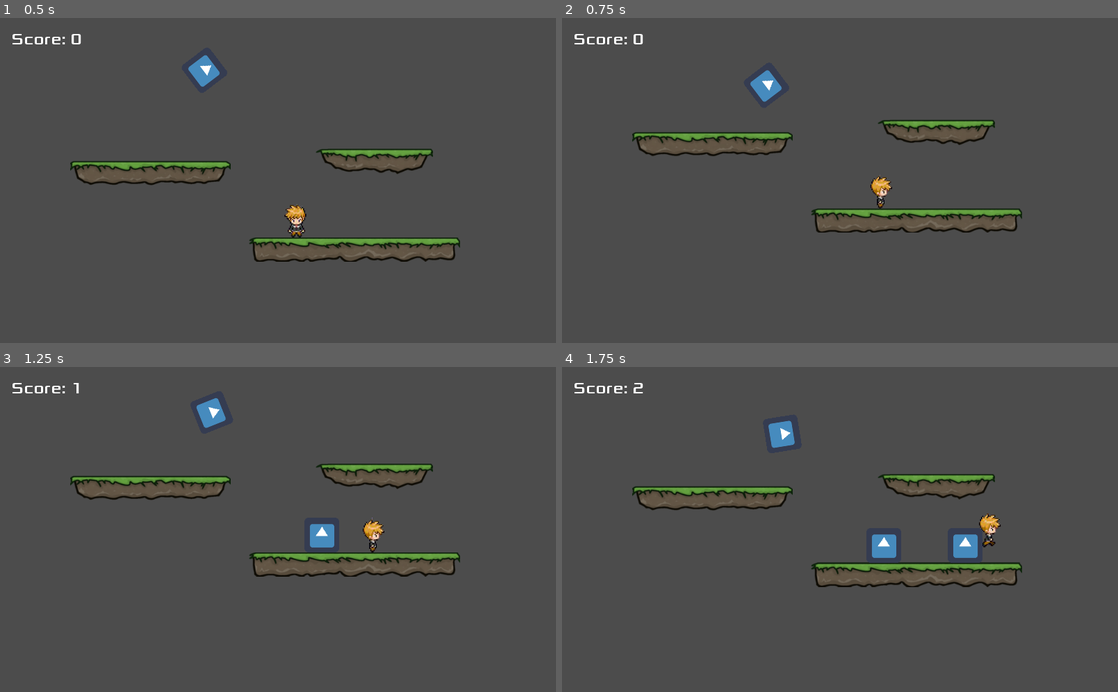
Above: before the commit, frames 1-4 (two rows, left to right).
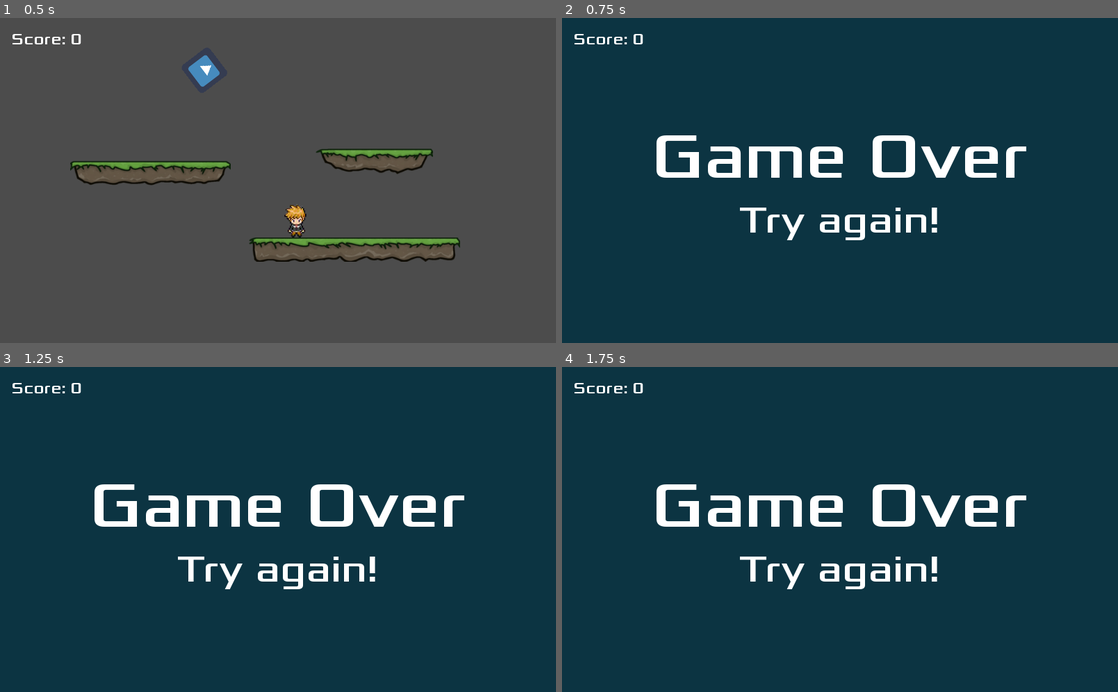
Above: after the commit, the same moments.

Repository: mflash/mygame20232
Game: Godot game, scene res://Game.tscn
Same seed, same stepped clock (60 frames per second), same inputs: the game is played once before the commit and once after it. The engine's default icon, where the game draws it, is replaced by a stand-in: a white triangle on a blue panel in a dark square.
Inputs (mouse positions are in pixels of both pictures, inside the frame that each line leads up to):
- Up to frame 1 (0.5 s): no input
- Up to frame 2 (0.75 s): move the mouse to (962, 164) at 0.52 s; hold Right (right) from 0.53 s (still down); hold X from 0.53 s (still down)
- Up to frame 3 (1.25 s): keep holding Right (right); keep holding X; tap Space (jump) at 0.77 s
- Up to frame 4 (1.75 s): keep holding Right (right); move the mouse to (728, 545) at 1.27 s; release X at 1.28 s; click (728, 545) at 1.35 s; tap Space (jump) at 1.52 s; tap X at 1.55 s

Frame 1 is identical in both runs. In frame 2, 100% of the frame differs, in the area x 0-100%, y 0-100%; in frame 3, 100%; in frame 4, 100%.

Commit message:
Destruição de nodos, troca de cenas, animação com AnimationPlayer e SceneTreeTween

Diff:
--- /dev/null
+++ b/Game.gd
@@ -0,0 +1,30 @@
+extends Node2D
+
+onready var sceneLimit : Position2D
+onready var player : KinematicBody2D
+
+var currentScene = null
+
+func _ready():
+	currentScene = get_child(0)
+	sceneLimit = currentScene.get_node("SceneLimit")
+	player = currentScene.get_node("Player")
+
+func _physics_process(delta):
+	if sceneLimit == null:
+		return
+
+	if player.position.y > sceneLimit.position.y:
+		get_tree().change_scene("res://GameOver.tscn")
+
+	if Input.is_key_pressed(KEY_X):
+		call_deferred("goto_scene", "res://GameOver.tscn")
+
+func goto_scene(path: String):
+	print("Total children: "+str(get_child_count()))
+	var world := get_child(0)
+	world.free()
+	var res := ResourceLoader.load(path)
+	currentScene = res.instance()
+	sceneLimit = null
+	get_tree().get_root().add_child(currentScene)
--- a/Game.tscn
+++ b/Game.tscn
@@ -1,105 +1,15 @@
-[gd_scene load_steps=14 format=2]
+[gd_scene load_steps=4 format=2]
 
-[ext_resource path="res://Player.tscn" type="PackedScene" id=1]
-[ext_resource path="res://icon.png" type="Texture" id=2]
-[ext_resource path="res://tiles/grass3.png" type="Texture" id=3]
-[ext_resource path="res://tiles/grass1.png" type="Texture" id=4]
-[ext_resource path="res://tiles/grass2.png" type="Texture" id=5]
-[ext_resource path="res://Xolonium-Regular.ttf" type="DynamicFontData" id=6]
-[ext_resource path="res://HUD.gd" type="Script" id=7]
-
-[sub_resource type="RectangleShape2D" id=4]
-extents = Vector2( 146.5, 22 )
-
-[sub_resource type="RectangleShape2D" id=5]
-extents = Vector2( 104, 20 )
-
-[sub_resource type="RectangleShape2D" id=6]
-extents = Vector2( 190, 22 )
-
-[sub_resource type="PhysicsMaterial" id=3]
-bounce = 0.7
-
-[sub_resource type="RectangleShape2D" id=2]
-extents = Vector2( 32, 32 )
-
-[sub_resource type="DynamicFont" id=7]
-size = 30
-font_data = ExtResource( 6 )
+[ext_resource path="res://Level1.tscn" type="PackedScene" id=1]
+[ext_resource path="res://HUD.tscn" type="PackedScene" id=2]
+[ext_resource path="res://Game.gd" type="Script" id=8]
 
 [node name="Game" type="Node2D"]
+script = ExtResource( 8 )
 
-[node name="Grass2" type="Sprite" parent="."]
-position = Vector2( 253, 314 )
-texture = ExtResource( 5 )
-__meta__ = {
-"_edit_group_": true
-}
+[node name="Level" parent="." instance=ExtResource( 1 )]
 
-[node name="StaticBody2D" type="StaticBody2D" parent="Grass2"]
+[node name="HUD" parent="." instance=ExtResource( 2 )]
 
-[node name="CollisionShape2D" type="CollisionShape2D" parent="Grass2/StaticBody2D"]
-visible = false
-position = Vector2( 0.5, 0 )
-shape = SubResource( 4 )
-
-[node name="Grass3" type="Sprite" parent="."]
-position = Vector2( 664, 289 )
-texture = ExtResource( 3 )
-__meta__ = {
-"_edit_group_": true
-}
-
-[node name="StaticBody2D" type="StaticBody2D" parent="Grass3"]
-
-[node name="CollisionShape2D" type="CollisionShape2D" parent="Grass3/StaticBody2D"]
-visible = false
-position = Vector2( 3, 2 )
-shape = SubResource( 5 )
-
-[node name="Grass1" type="Sprite" parent="."]
-position = Vector2( 629, 455 )
-texture = ExtResource( 4 )
-__meta__ = {
-"_edit_group_": true
-}
-
-[node name="StaticBody2D" type="StaticBody2D" parent="Grass1"]
-
-[node name="CollisionShape2D" type="CollisionShape2D" parent="Grass1/StaticBody2D"]
-visible = false
-position = Vector2( 3, 0 )
-shape = SubResource( 6 )
-
-[node name="Player" parent="." instance=ExtResource( 1 )]
-position = Vector2( 522, 179 )
-
-[node name="RigidBody2D" type="RigidBody2D" parent="."]
-position = Vector2( 351, 66 )
-rotation = 0.921534
-mass = 100.0
-physics_material_override = SubResource( 3 )
-gravity_scale = 5.53
-__meta__ = {
-"_edit_group_": true
-}
-
-[node name="Icon" type="Sprite" parent="RigidBody2D"]
-position = Vector2( -4, -5 )
-texture = ExtResource( 2 )
-
-[node name="CollisionShape2D" type="CollisionShape2D" parent="RigidBody2D"]
-visible = false
-position = Vector2( -3, -7 )
-shape = SubResource( 2 )
-
-[node name="HUD" type="CanvasLayer" parent="." groups=["HUD"]]
-script = ExtResource( 7 )
-
-[node name="Score" type="Label" parent="HUD"]
-margin_left = 21.0
-margin_top = 20.0
-margin_right = 151.0
-margin_bottom = 57.0
-custom_fonts/font = SubResource( 7 )
-text = "Score: 0"
+[editable path="Level"]
+[editable path="HUD"]
--- /dev/null
+++ b/GameOver.tscn
@@ -0,0 +1,45 @@
+[gd_scene load_steps=4 format=2]
+
+[ext_resource path="res://Xolonium-Regular.ttf" type="DynamicFontData" id=1]
+
+[sub_resource type="DynamicFont" id=1]
+size = 120
+font_data = ExtResource( 1 )
+
+[sub_resource type="DynamicFont" id=2]
+size = 70
+font_data = ExtResource( 1 )
+
+[node name="Control" type="Control"]
+anchor_right = 1.0
+anchor_bottom = 1.0
+
+[node name="ColorRect" type="ColorRect" parent="."]
+anchor_right = 1.0
+anchor_bottom = 1.0
+color = Color( 0.0509804, 0.207843, 0.262745, 1 )
+
+[node name="CenterContainer" type="CenterContainer" parent="."]
+anchor_right = 1.0
+anchor_bottom = 1.0
+
+[node name="VBoxContainer" type="VBoxContainer" parent="CenterContainer"]
+margin_left = 162.0
+margin_top = 183.0
+margin_right = 861.0
+margin_bottom = 417.0
+
+[node name="Label" type="Label" parent="CenterContainer/VBoxContainer"]
+margin_right = 699.0
+margin_bottom = 145.0
+custom_fonts/font = SubResource( 1 )
+text = "Game Over"
+align = 1
+
+[node name="Label2" type="Label" parent="CenterContainer/VBoxContainer"]
+margin_top = 149.0
+margin_right = 699.0
+margin_bottom = 234.0
+custom_fonts/font = SubResource( 2 )
+text = "Try again!"
+align = 1
--- /dev/null
+++ b/HUD.tscn
@@ -0,0 +1,19 @@
+[gd_scene load_steps=4 format=2]
+
+[ext_resource path="res://HUD.gd" type="Script" id=1]
+[ext_resource path="res://Xolonium-Regular.ttf" type="DynamicFontData" id=2]
+
+[sub_resource type="DynamicFont" id=7]
+size = 30
+font_data = ExtResource( 2 )
+
+[node name="HUD" type="CanvasLayer" groups=["HUD"]]
+script = ExtResource( 1 )
+
+[node name="Score" type="Label" parent="."]
+margin_left = 21.0
+margin_top = 20.0
+margin_right = 151.0
+margin_bottom = 57.0
+custom_fonts/font = SubResource( 7 )
+text = "Score: 0"
--- /dev/null
+++ b/Items/Box.gd
@@ -0,0 +1,10 @@
+extends Area2D
+
+func _ready():
+	var tween := get_tree().create_tween().set_trans(Tween.TRANS_LINEAR).set_ease(Tween.EASE_IN)
+	tween.tween_property(self, "scale", Vector2(1.5,1.5), 0.2)
+	tween.tween_property(self, "scale", Vector2(1,1), 0.2)
+
+func _on_VisibilityNotifier2D_screen_exited():
+	print("Saiu!")
+	queue_free()
--- a/Items/Box.tscn
+++ b/Items/Box.tscn
@@ -1,11 +1,68 @@
-[gd_scene load_steps=3 format=2]
+[gd_scene load_steps=6 format=2]
 
 [ext_resource path="res://icon.png" type="Texture" id=1]
+[ext_resource path="res://Items/Box.gd" type="Script" id=2]
 
 [sub_resource type="RectangleShape2D" id=1]
 extents = Vector2( 32, 32 )
 
+[sub_resource type="Animation" id=2]
+length = 0.001
+tracks/0/type = "value"
+tracks/0/path = NodePath("SpriteBox:scale")
+tracks/0/interp = 1
+tracks/0/loop_wrap = true
+tracks/0/imported = false
+tracks/0/enabled = true
+tracks/0/keys = {
+"times": PoolRealArray( 0 ),
+"transitions": PoolRealArray( 1 ),
+"update": 0,
+"values": [ Vector2( 1, 1 ) ]
+}
+tracks/1/type = "value"
+tracks/1/path = NodePath("SpriteBox:modulate")
+tracks/1/interp = 1
+tracks/1/loop_wrap = true
+tracks/1/imported = false
+tracks/1/enabled = true
+tracks/1/keys = {
+"times": PoolRealArray( 0 ),
+"transitions": PoolRealArray( 1 ),
+"update": 0,
+"values": [ Color( 1, 1, 1, 1 ) ]
+}
+
+[sub_resource type="Animation" id=3]
+resource_name = "scale"
+length = 0.4
+tracks/0/type = "value"
+tracks/0/path = NodePath("SpriteBox:scale")
+tracks/0/interp = 1
+tracks/0/loop_wrap = true
+tracks/0/imported = false
+tracks/0/enabled = true
+tracks/0/keys = {
+"times": PoolRealArray( 0, 0.2, 0.4 ),
+"transitions": PoolRealArray( -2, -2, -2 ),
+"update": 0,
+"values": [ Vector2( 1, 1 ), Vector2( 1.5, 1.5 ), Vector2( 1, 1 ) ]
+}
+tracks/1/type = "value"
+tracks/1/path = NodePath("SpriteBox:modulate")
+tracks/1/interp = 1
+tracks/1/loop_wrap = true
+tracks/1/imported = false
+tracks/1/enabled = true
+tracks/1/keys = {
+"times": PoolRealArray( 0, 0.2, 0.4 ),
+"transitions": PoolRealArray( -2, -2, -2 ),
+"update": 0,
+"values": [ Color( 1, 1, 1, 1 ), Color( 1, 0, 0, 1 ), Color( 1, 1, 1, 1 ) ]
+}
+
 [node name="Box" type="Area2D"]
+script = ExtResource( 2 )
 
 [node name="SpriteBox" type="Sprite" parent="."]
 texture = ExtResource( 1 )
@@ -13,3 +70,11 @@
 [node name="CollisionShape2D" type="CollisionShape2D" parent="."]
 visible = false
 shape = SubResource( 1 )
+
+[node name="VisibilityNotifier2D" type="VisibilityNotifier2D" parent="."]
+
+[node name="AnimationPlayer" type="AnimationPlayer" parent="."]
+anims/RESET = SubResource( 2 )
+anims/scale = SubResource( 3 )
+
+[connection signal="screen_exited" from="VisibilityNotifier2D" to="." method="_on_VisibilityNotifier2D_screen_exited"]
--- /dev/null
+++ b/Level1.tscn
@@ -0,0 +1,98 @@
+[gd_scene load_steps=13 format=2]
+
+[ext_resource path="res://Player.gd" type="Script" id=1]
+[ext_resource path="res://icon.png" type="Texture" id=2]
+[ext_resource path="res://Items/Box.tscn" type="PackedScene" id=3]
+[ext_resource path="res://tiles/grass3.png" type="Texture" id=4]
+[ext_resource path="res://tiles/grass1.png" type="Texture" id=5]
+[ext_resource path="res://tiles/grass2.png" type="Texture" id=6]
+[ext_resource path="res://Player.tscn" type="PackedScene" id=7]
+
+[sub_resource type="RectangleShape2D" id=4]
+extents = Vector2( 146.5, 22 )
+
+[sub_resource type="RectangleShape2D" id=5]
+extents = Vector2( 104, 20 )
+
+[sub_resource type="RectangleShape2D" id=6]
+extents = Vector2( 190, 22 )
+
+[sub_resource type="PhysicsMaterial" id=3]
+bounce = 0.7
+
+[sub_resource type="RectangleShape2D" id=2]
+extents = Vector2( 32, 32 )
+
+[node name="Level" type="Node"]
+
+[node name="Grass2" type="Sprite" parent="."]
+position = Vector2( 253, 314 )
+texture = ExtResource( 6 )
+__meta__ = {
+"_edit_group_": true
+}
+
+[node name="StaticBody2D" type="StaticBody2D" parent="Grass2"]
+
+[node name="CollisionShape2D" type="CollisionShape2D" parent="Grass2/StaticBody2D"]
+visible = false
+position = Vector2( 0.5, 0 )
+shape = SubResource( 4 )
+
+[node name="Grass3" type="Sprite" parent="."]
+position = Vector2( 664, 289 )
+texture = ExtResource( 4 )
+__meta__ = {
+"_edit_group_": true
+}
+
+[node name="StaticBody2D" type="StaticBody2D" parent="Grass3"]
+
+[node name="CollisionShape2D" type="CollisionShape2D" parent="Grass3/StaticBody2D"]
+visible = false
+position = Vector2( 3, 2 )
+shape = SubResource( 5 )
+
+[node name="Grass1" type="Sprite" parent="."]
+position = Vector2( 629, 455 )
+texture = ExtResource( 5 )
+__meta__ = {
+"_edit_group_": true
+}
+
+[node name="StaticBody2D" type="StaticBody2D" parent="Grass1"]
+
+[node name="CollisionShape2D" type="CollisionShape2D" parent="Grass1/StaticBody2D"]
+visible = false
+position = Vector2( 3, 0 )
+shape = SubResource( 6 )
+
+[node name="Player" type="KinematicBody2D" parent="." instance=ExtResource( 7 )]
+position = Vector2( 522, 179 )
+script = ExtResource( 1 )
+box = ExtResource( 3 )
+
+[node name="RigidBody2D" type="RigidBody2D" parent="."]
+position = Vector2( 351, 66 )
+rotation = 0.921534
+mass = 100.0
+physics_material_override = SubResource( 3 )
+gravity_scale = 5.53
+__meta__ = {
+"_edit_group_": true
+}
+
+[node name="Icon" type="Sprite" parent="RigidBody2D"]
+position = Vector2( -4, -5 )
+texture = ExtResource( 2 )
+
+[node name="CollisionShape2D" type="CollisionShape2D" parent="RigidBody2D"]
+visible = false
+position = Vector2( -3, -7 )
+shape = SubResource( 2 )
+
+[node name="SceneLimit" type="Position2D" parent="."]
+position = Vector2( 955, 589 )
+__meta__ = {
+"_gizmo_extents_": 94.0
+}
--- a/Player.gd
+++ b/Player.gd
@@ -92,7 +92,7 @@
 	#	velocity =  move_and_slide(velocity)
 	get_side_input()
 	velocity.y += gravity * delta
-	print(velocity)
+	#print(velocity)
 	velocity = move_and_slide(velocity, Vector2(0, -1))
 	#velocity =  move_and_slide(velocity) # 1.
 	#move_and_collide(velocity * delta)
